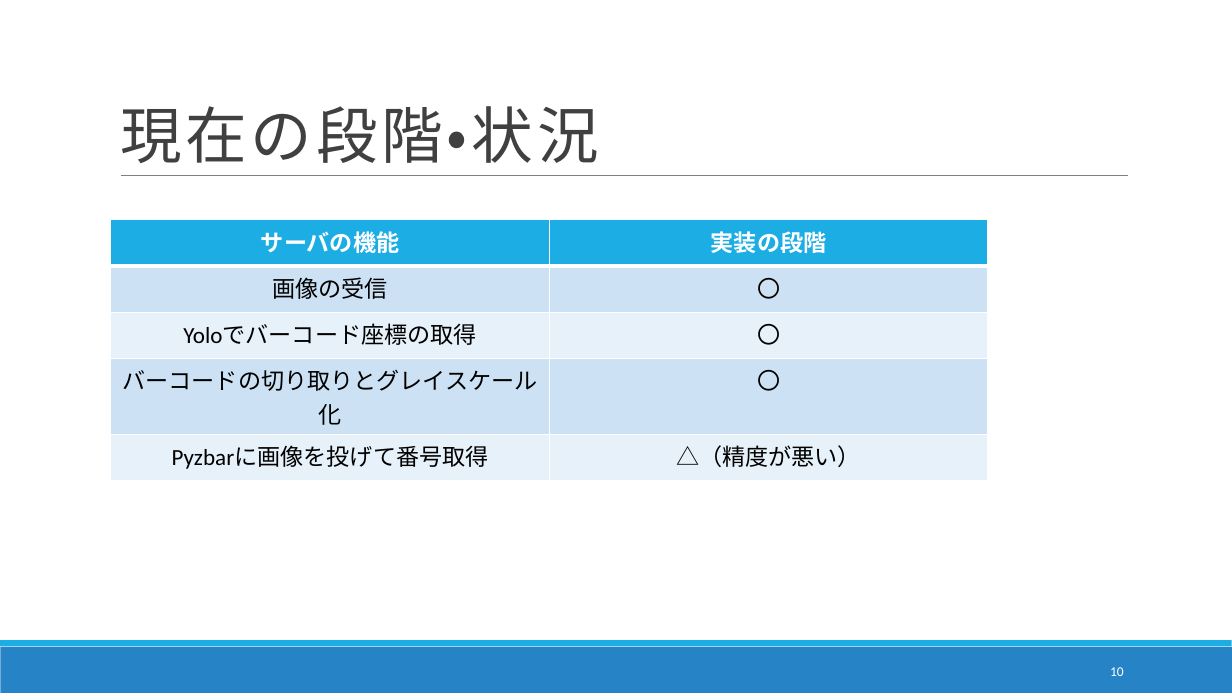
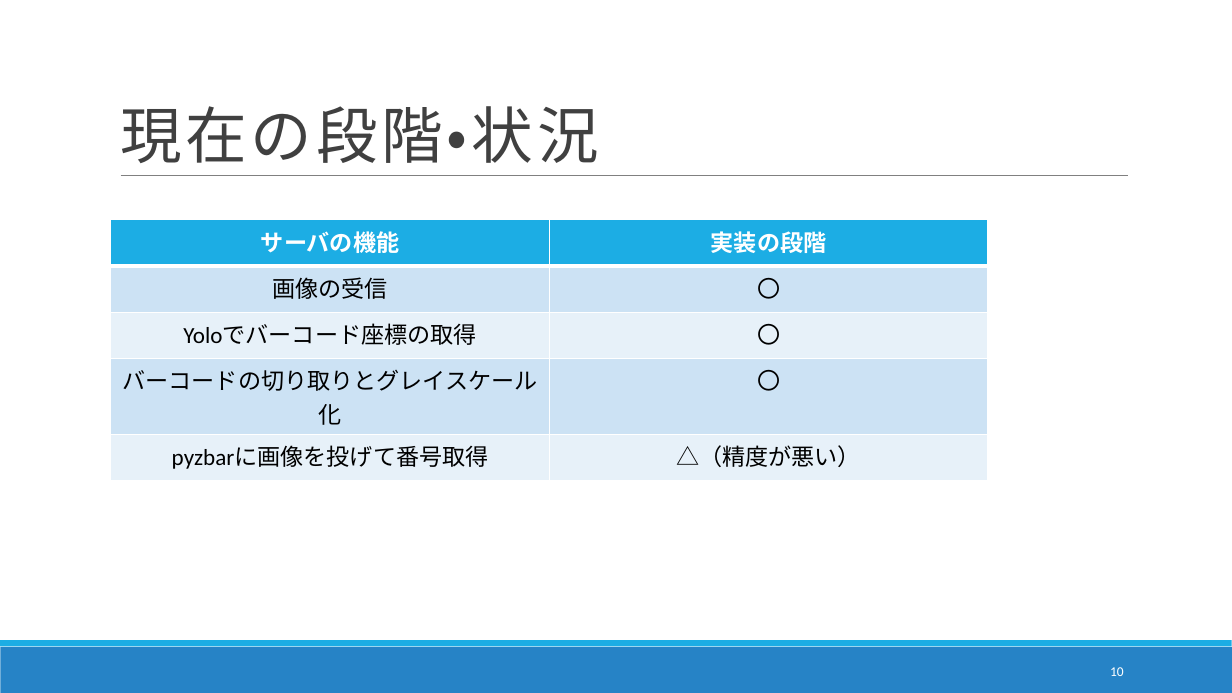
Before and after one commit to DJ956/YoloBarcodeReader, a slide deck: slide 10 of プレゼン/中間報告_danbara.pptx. Drawn at 1232x693 pixels with LibreOffice and Linux fonts; fonts in the diff are those of the drawing. Boxes give left, top, right and bottom in pixels: in the first picture for what was removed or moved away, otherwise in the second. Text is boxed around its words. In the diff, an @@ line names an element or a change of style, - is before the commit and + after.

```diff
--- a/プレゼン/中間報告_danbara.pptx
+++ b/プレゼン/中間報告_danbara.pptx
@@ table at [111,220,989,473] @@
-row 5, column 1: Pyzbarに画像を投げて番号取得
+row 5, column 1: pyzbarに画像を投げて番号取得
```
Also in this commit, not shown: 5 other slides changed, 1 slide added, 2 slides removed, 1 other file.
